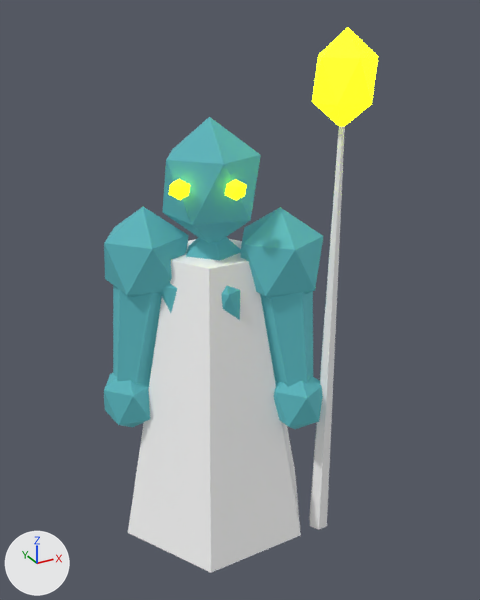
The glTF model GameData/Visuals/DemonFighter/mage.glb: old version first, new version second.
Rendered twice from a 50 mm camera at (0.99, -4.07, 4.0) aimed at (3.17, -0.11, 2.02). Every picture has the same lights, and +X, +Y and +Z are marked at lower left. The first picture is the older version. Where no turn or scale is listed for an object, it has been applied to the vertices.

Before the edit, the objects in view are built like this:
```python
ob_arm_018 = bpy.data.objects.new('Arm.018', me_cone_291)
ob_arm_018.location = (2.469, 0.191, 1.825)
ob_arm_019 = bpy.data.objects.new('Arm.019', me_cone_293)
ob_arm_019.location = (3.431, -0.364, 1.825)
ob_hand_016 = bpy.data.objects.new('Hand.016', me_icosphere_280)
ob_hand_016.location = (2.354, 0.142, 1.3)
ob_hand_017 = bpy.data.objects.new('Hand.017', me_icosphere_283)
ob_hand_017.location = (3.446, -0.488, 1.3)
ob_head_020 = bpy.data.objects.new('Head.020', me_icosphere_276)
ob_head_020.location = (2.98, -0.035, 2.9)
ob_robe_001 = bpy.data.objects.new('Robe.001', me_cone_295)
ob_robe_001.location = (3.0, 0.0, 1.275)
ob_shoulder_016 = bpy.data.objects.new('Shoulder.016', me_icosphere_279)
ob_shoulder_016.location = (2.584, 0.24, 2.35)
ob_shoulder_017 = bpy.data.objects.new('Shoulder.017', me_icosphere_282)
ob_shoulder_017.location = (3.416, -0.24, 2.35)
ob_torso_008 = bpy.data.objects.new('Torso.008', me_icosphere_275)
ob_torso_008.location = (3.0, 0.0, 1.9)
# also in view: 'Staff jewel.001' at (3.64, -0.6, 3.6); 'Staff.001' at (3.64, -0.6, 1.85)
```
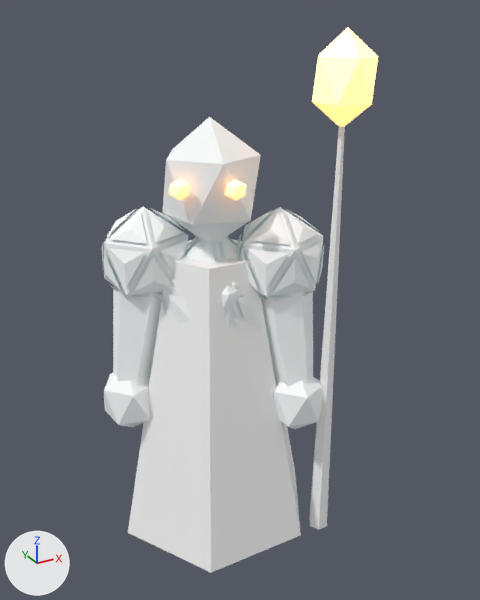
Location of each change, [x1, y1, x2, y2] in pixels of the pictures (480 x 600 px):
'Head.020', recoloured (cyan to white)
    both: [163, 117, 261, 243]
'Shoulder.017', recoloured (cyan to white)
    both: [241, 207, 323, 299]
'Shoulder.016', recoloured (cyan to white)
    both: [104, 207, 189, 298]
'Staff jewel.001', recoloured (lighter)
    both: [312, 27, 378, 127]
'Arm.019', recoloured (cyan to white)
    both: [261, 292, 313, 387]
'Arm.018', recoloured (cyan to white)
    both: [113, 285, 161, 385]
'Layered Shoulder.017', added
    after: [236, 208, 324, 301]
'Layered Shoulder.016', added
    after: [102, 208, 190, 300]
'Hand.017', recoloured (cyan to white)
    both: [274, 375, 323, 429]
'Hand.016', recoloured (cyan to white)
    both: [104, 373, 150, 427]
'Torso.008', recoloured
    both: [161, 237, 241, 320]
'Layered Torso.008', added
    after: [161, 236, 263, 327]
'Eye.041', recoloured (lighter)
    both: [225, 179, 247, 200]
'Eye.040', recoloured (lighter)
    both: [169, 179, 190, 200]

Edits to the bpy script that builds the scene:
```text
Change mat_drowned_spectral_teal:
    mat_drowned_spectral_teal.base_color: (0.08, 0.38, 0.42) -> (1.0, 1.0, 1.0)  # cyan #50a6ad -> white #ffffff
Change mat_sulfur_fire:
    mat_sulfur_fire.base_color: (0.8, 1.0, 0.005) -> (1.0, 1.0, 1.0)  # yellow #e7ff10 -> white #ffffff
    mat_sulfur_fire.emission_color: (0.8, 1.0, 0.005) -> (1.0, 0.37, 0.045)  # yellow #e7ff10 -> orange #ffa43c
Add me_layered_shoulder_017:
    me_layered_shoulder_017.from_pydata(...)  # 80 vertices, 60 faces; spans x 3.095..3.736, y -0.555..0.075, z 1.987..2.713
    me_layered_shoulder_017.materials.append(mat_drowned_spectral_teal)  # white #ffffff
Add me_layered_shoulder_016:
    me_layered_shoulder_016.from_pydata(...)  # 80 vertices, 60 faces; spans x 2.264..2.905, y -0.075..0.555, z 1.987..2.713
    me_layered_shoulder_016.materials.append(mat_drowned_spectral_teal)  # white #ffffff
Add me_layered_torso_008:
    me_layered_torso_008.from_pydata(...)  # 80 vertices, 60 faces; spans x 2.583..3.417, y -0.383..0.383, z 1.245..2.555
    me_layered_torso_008.materials.append(mat_drowned_spectral_teal)  # white #ffffff
Add ob_layered_shoulder_017:
    ob_layered_shoulder_017 = bpy.data.objects.new('Layered Shoulder.017', me_layered_shoulder_017)
    ob_layered_shoulder_017.location = (0.0, 0.0, 0.0)
Add ob_layered_shoulder_016:
    ob_layered_shoulder_016 = bpy.data.objects.new('Layered Shoulder.016', me_layered_shoulder_016)
    ob_layered_shoulder_016.location = (0.0, 0.0, 0.0)
Add ob_layered_torso_008:
    ob_layered_torso_008 = bpy.data.objects.new('Layered Torso.008', me_layered_torso_008)
    ob_layered_torso_008.location = (0.0, 0.0, 0.0)
```
